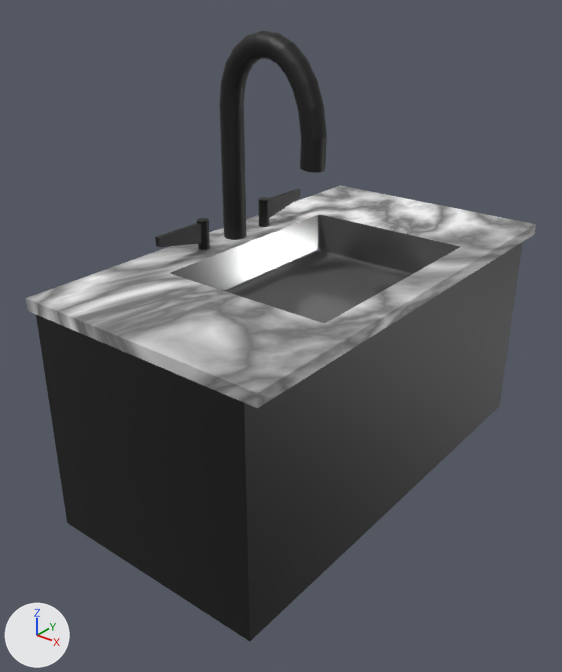
One commit to the Blender file Assets/CustomShapes/blender/counter-sink-UNBAKED.blend: the scene before it, then after it.
The view is the same before and after, from a 50 mm lens placed at (3.61, -4.92, 3.27), pointed at (-0.05, -0.34, 0.43). Every picture has the same lights, and +X, +Y and +Z are marked at lower left.

Objects in the first picture: 'Counter', 'Faucet', 'HandleLeft', 'HandleRight'.
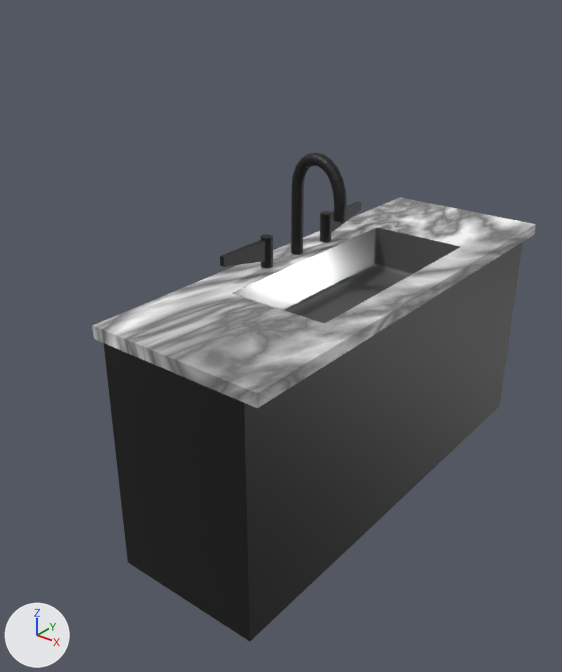
Edits to the scene script, one JSON object a line:
```json
{"block": "mat_face", "change": "nodes: BsdfPrincipled, OutputMaterial, TexImage"}
{"block": "mat_face", "change": "uses the picture img_marble_countertop_sink_baked"}
{"block": "mat_face", "change": "nodes: BsdfPrincipled, OutputMaterial, TexNoise, TexVoronoi, ValToRGB"}
{"block": "mat_face", "change": "colours: grey #6f6f6f, white #ffffff"}
{"block": "me_cube_001", "where": "me_cube_001.from_pydata(...)  # 148 vertices, 120 faces; spans x -1.0..1.0, y -1.0..1.0, z -39.0..1.0"}
{"block": "me_cube_001", "where": "# used by ob_counter; location = (0.0, 0.0, 1.0); scale = (1.1, 2.0, 0.05)"}
{"block": "me_cube_001", "change": "me_cube_001 part 1: all 74 vertices in x -1.0..-0.4, y -1.0..1.0, z -39.0..1.0 are moved by (0.6, 0.0, 0.0)"}
{"op": "set", "path": "ob_faucet.location", "old": "(0.16, 0.0, 2.25)", "new": "(0.35, 0.0, 1.65)"}
{"op": "set", "path": "ob_faucet.scale", "old": "(1.0, 1.0, 1.0)", "new": "(0.5, 0.5, 0.5)"}
{"op": "set", "path": "ob_handleright.location", "old": "(-0.85, 0.4, 1.18)", "new": "(-0.15, 0.4, 1.18)"}
{"op": "set", "path": "ob_handleleft.location", "old": "(-0.85, -0.4, 1.18)", "new": "(-0.15, -0.4, 1.18)"}
```

What differs and where, as boxes [x1, y1, x2, y2] in the pictures (562 x 672 px; the box of a moved part takes in the faces that stretch with it):
```json
{"object": "Counter", "change": "surface changed, reshaped", "before": [26, 185, 536, 641], "after": [92, 197, 536, 641], "on screen": "13% narrower"}
{"object": "Faucet", "change": "moved, rescaled", "before": [220, 31, 327, 240], "after": [291, 153, 347, 255], "on screen": "47% narrower, 51% shorter"}
{"object": "HandleLeft", "change": "moved", "before": [155, 218, 210, 250], "after": [220, 234, 273, 268]}
{"object": "HandleRight", "change": "moved", "before": [258, 189, 300, 227], "after": [320, 202, 361, 243]}
{"part": 1, "of": "me_cube_001", "change": "moved or reshaped", "before": [26, 185, 535, 564], "after": [92, 197, 535, 564]}
```
